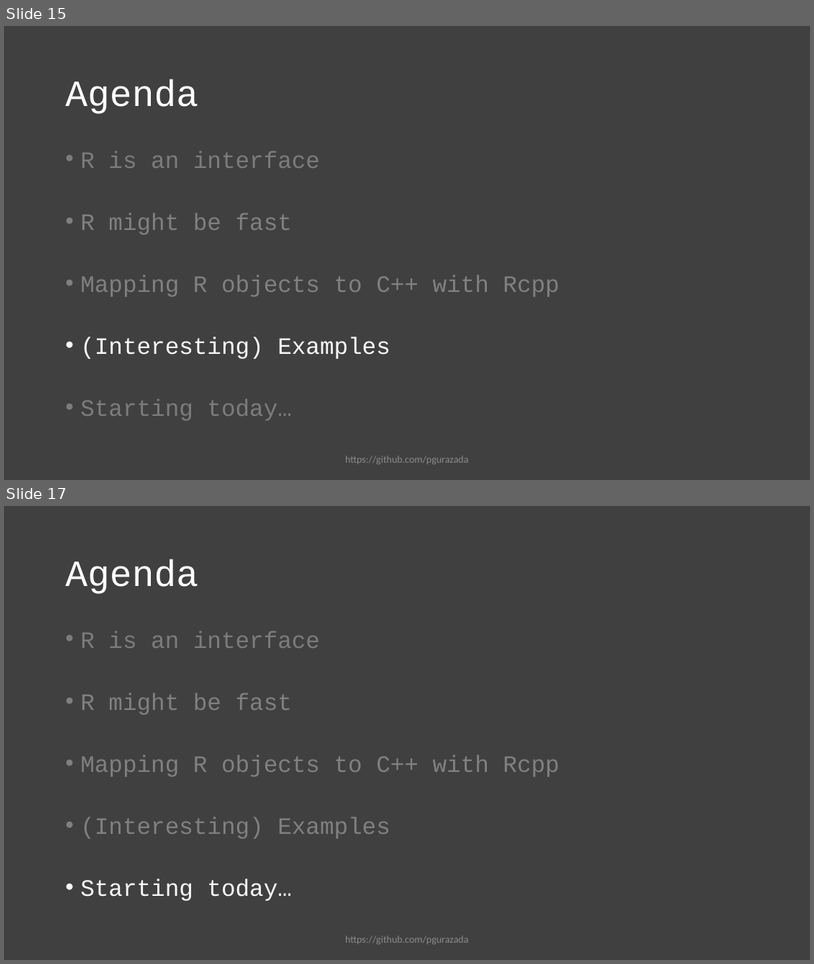
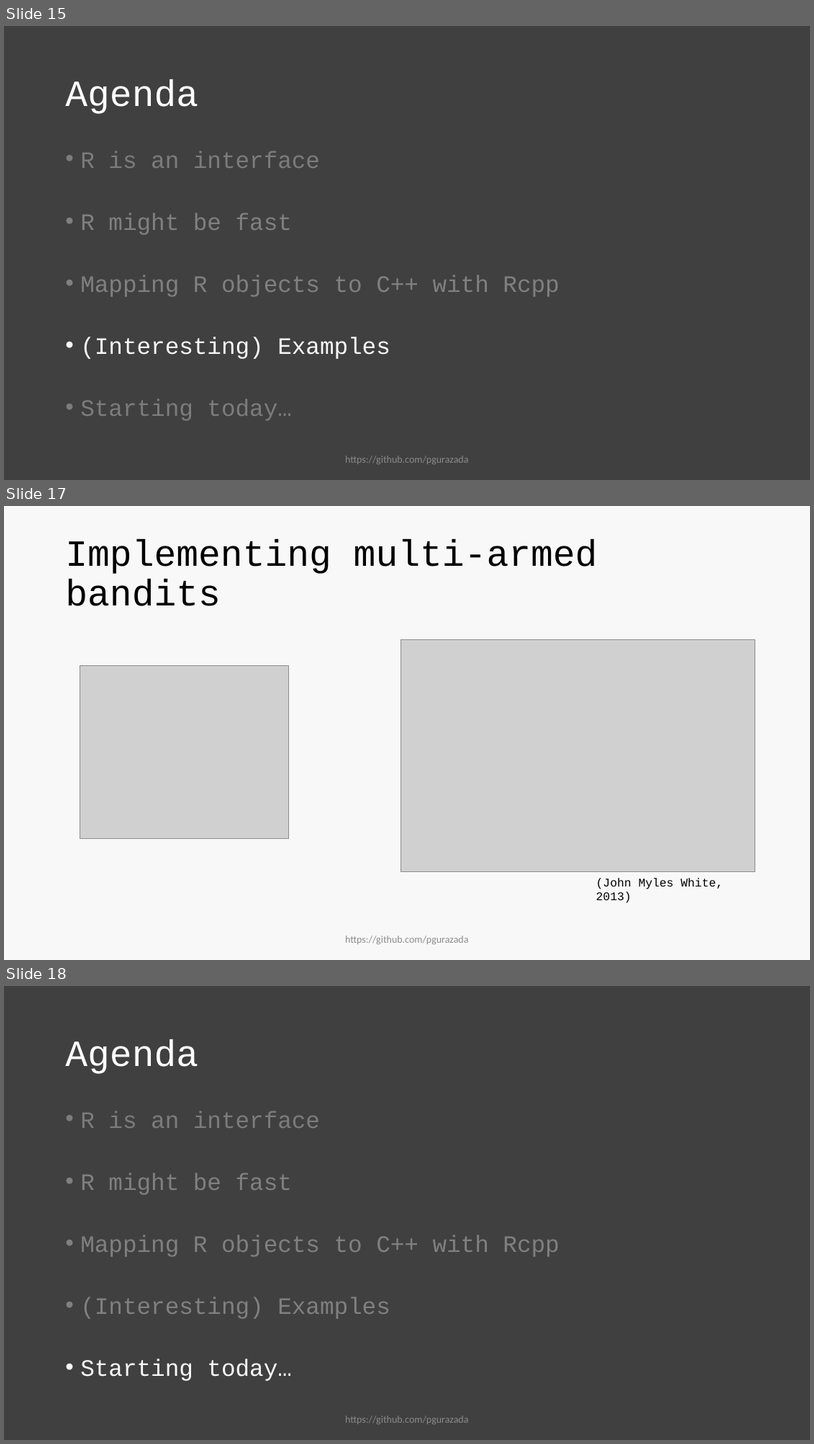
Before and after one commit to pgurazada/Talks, a slide deck: Rcpp/Rcpp.pptx. Shown one above the other, each under a label of ours: slides 15 and 17 before the commit, slides 15, 17 and 18 after it; the slides between them are not shown. The pictures are 814x964 and 814x1444 pixels, drawn with LibreOffice and Linux fonts; fonts in the diff are those of the drawing; grey boxes stand for pictures. Boxes give left, top, right and bottom in pixels: in the first picture for what was removed or moved away, otherwise in the second. Text is boxed around its words. In the diff, an @@ line names an element or a change of style, - is before the commit and + after.

```diff
--- a/Rcpp/Rcpp.pptx
+++ b/Rcpp/Rcpp.pptx
@@ slide 17 added at <box>4,506,810,960</box>, background #F8F8F8 @@
@@ title added at <box>65,539,598,606</box>, 44 pt, text #000000 @@
+Implementing multi-armed bandits
@@ picture added at <box>401,639,756,871</box> @@
@@ picture added at <box>80,666,288,839</box> @@
@@ text added at <box>597,878,723,903</box>, 14 pt, text #000000 @@
+(John Myles White, 2013)
@@ text added at <box>345,935,468,944</box>, 12 pt, text #8C8C8C @@
+https://github.com/pgurazada
@@ what was slide 17 is now slide 18 @@
```
Also in this commit, not shown: 3 slides changed, 3 other files.
